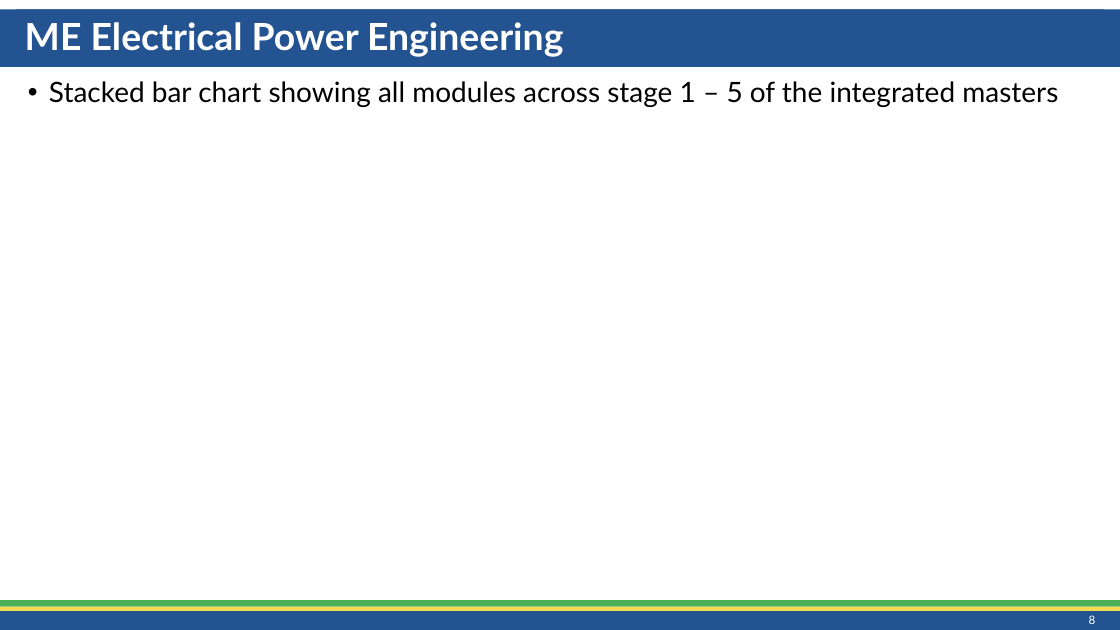
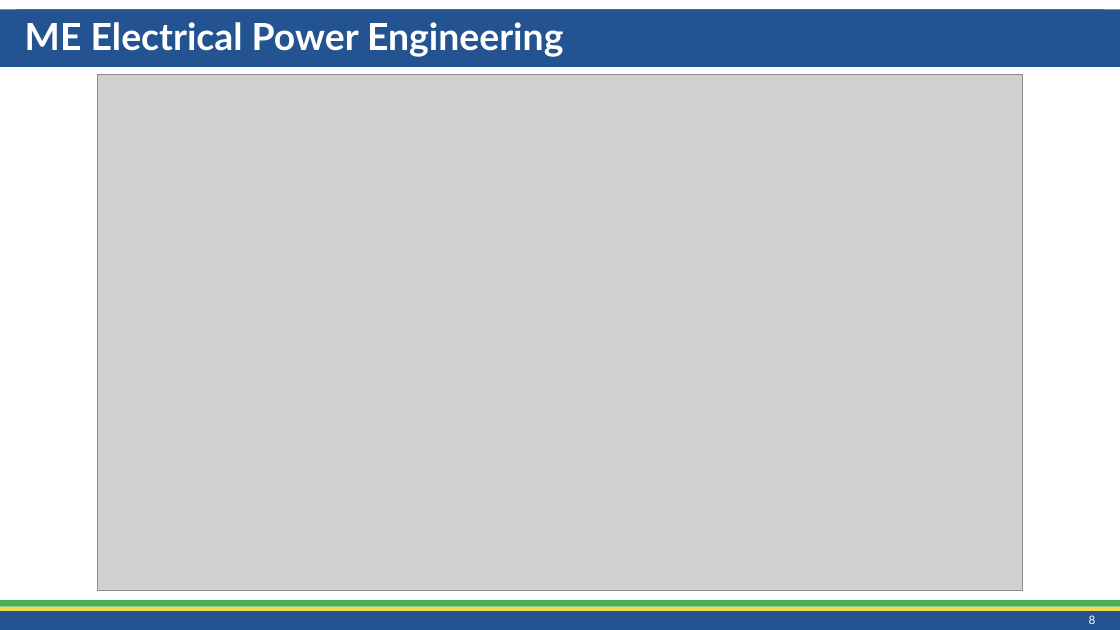
Before and after one commit to CathaloFaolain/ChatGPTAssessment, a slide deck: slide 8 of Slides/Schools Snapshot/AssessmentOverview_SEEE_202306.pptx. Drawn at 1120x630 pixels with LibreOffice and Linux fonts; fonts in the diff are those of the drawing; grey boxes stand for pictures. Boxes give left, top, right and bottom in pixels: in the first picture for what was removed or moved away, otherwise in the second. Text is boxed around its words. In the diff, an @@ line names an element or a change of style, - is before the commit and + after.

```diff
--- a/Slides/Schools Snapshot/AssessmentOverview_SEEE_202306.pptx
+++ b/Slides/Schools Snapshot/AssessmentOverview_SEEE_202306.pptx
@@ text removed at box(49, 81, 1058, 107) @@
-• Stacked bar chart showing all modules across stage 1 – 5 of the integrated masters
@@ picture added at box(97, 74, 1023, 591) @@
```
Also in this commit, not shown: 5 other slides changed, 2 slides added, 2 slides removed, 18 other files.
